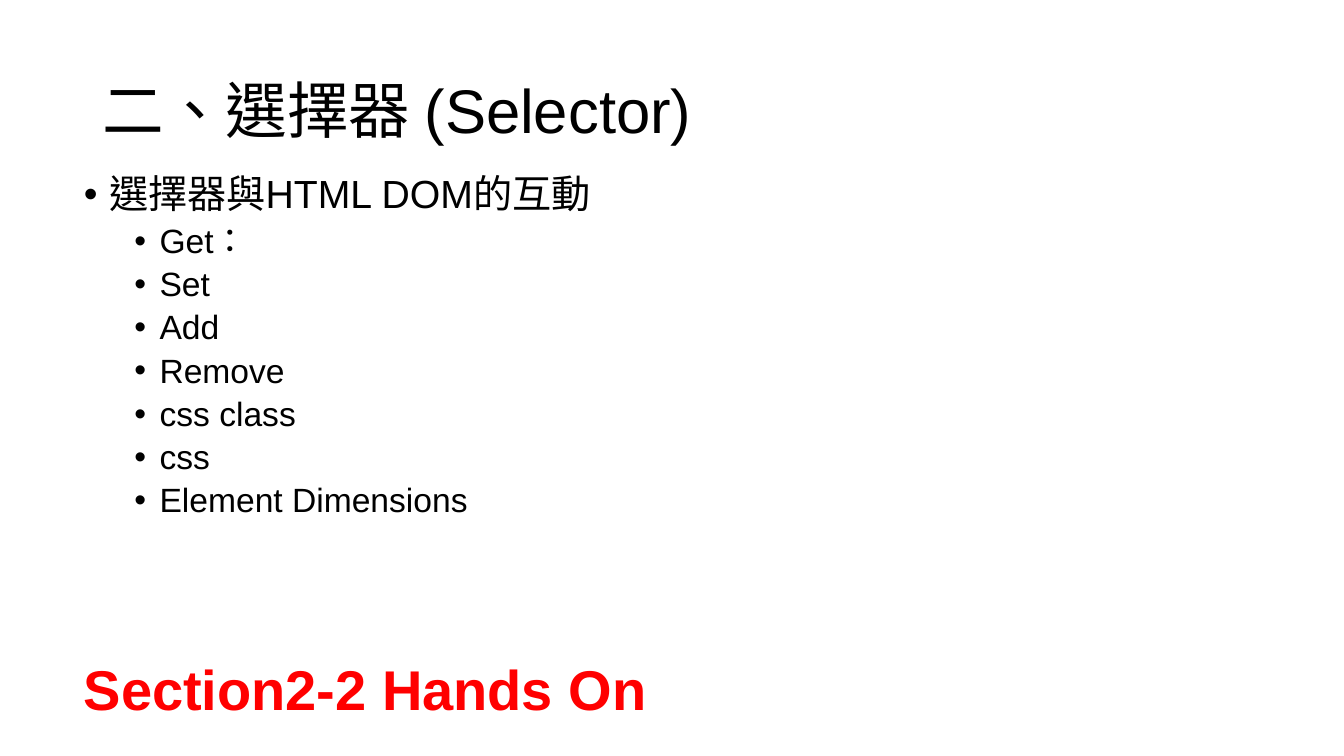
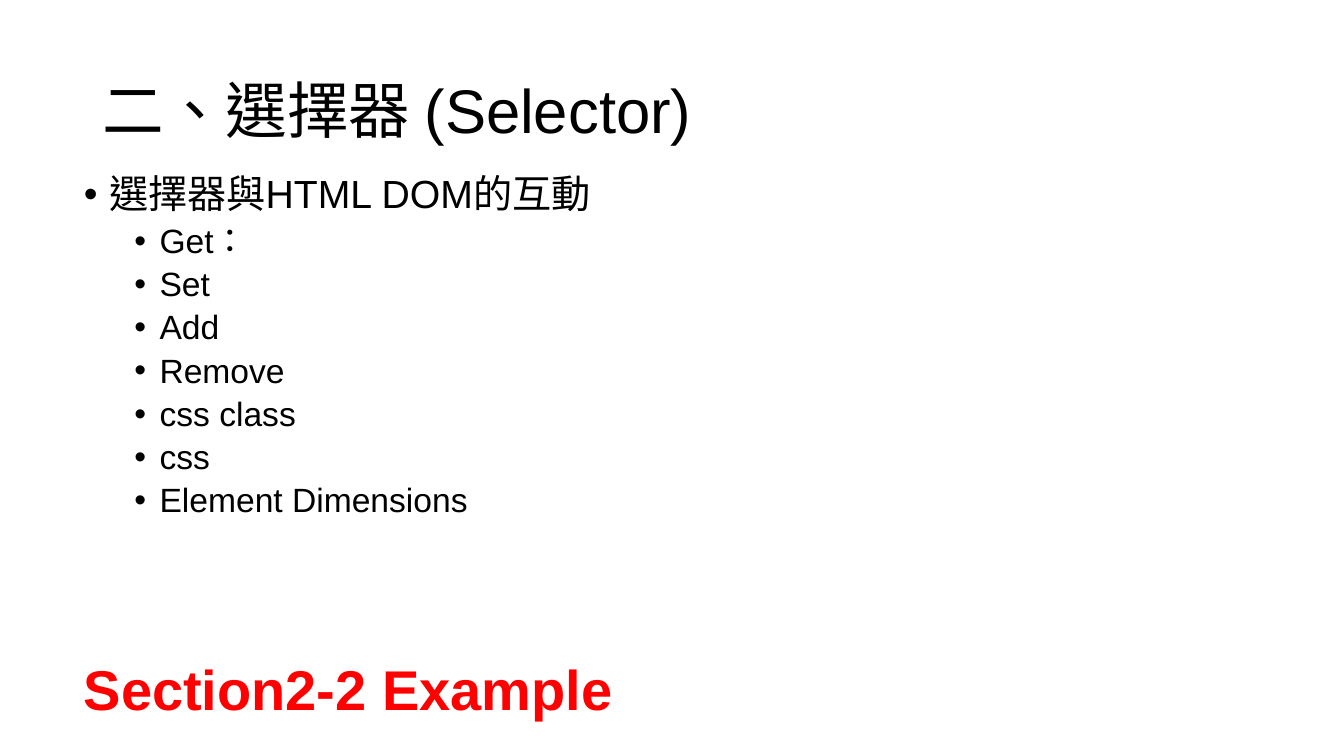
Before and after one commit to Benknightdark/jquerytutorial, a slide deck: slide 7 of jquerytutorial.pptx. Drawn at 1344x756 pixels with LibreOffice and Linux fonts; fonts in the diff are those of the drawing. Boxes give left, top, right and bottom in pixels: in the first picture for what was removed or moved away, otherwise in the second. Text is boxed around its words. In the diff, an @@ line names an element or a change of style, - is before the commit and + after.

```diff
--- a/jquerytutorial.pptx
+++ b/jquerytutorial.pptx
@@ text at [84, 669, 612, 720]: text changed @@
-Section2-2 Hands On
+Section2-2 Example
```
Also in this commit, not shown: 3 other slides changed, 1 other file.
